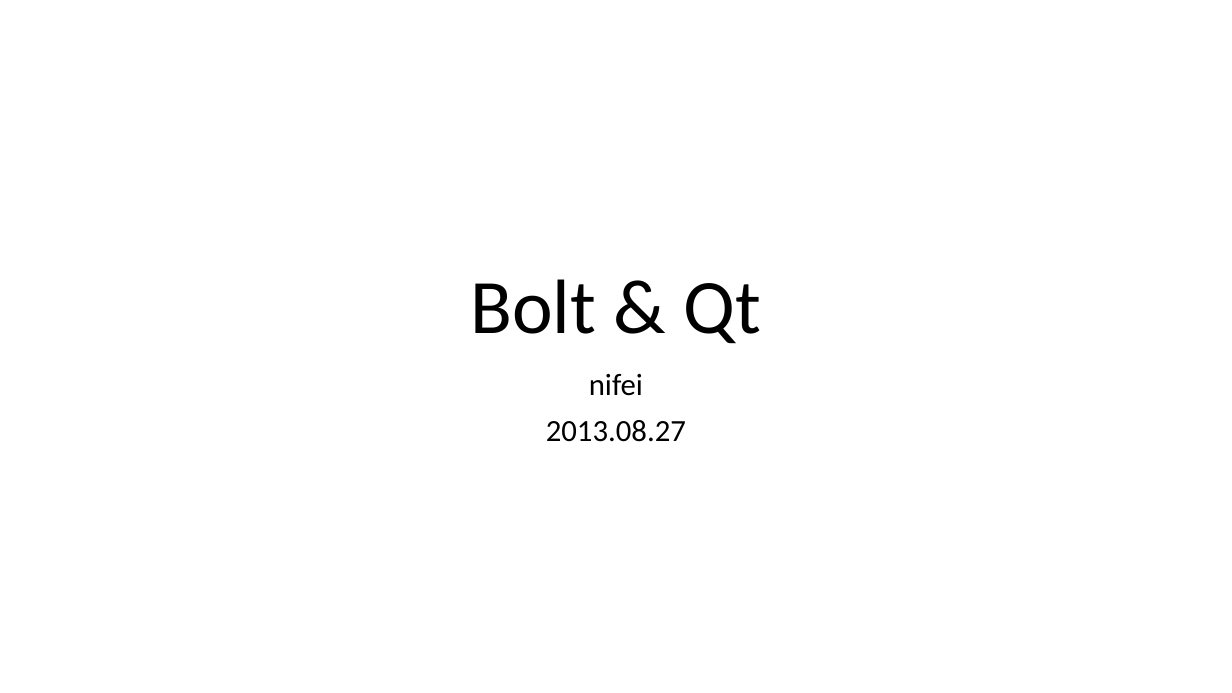
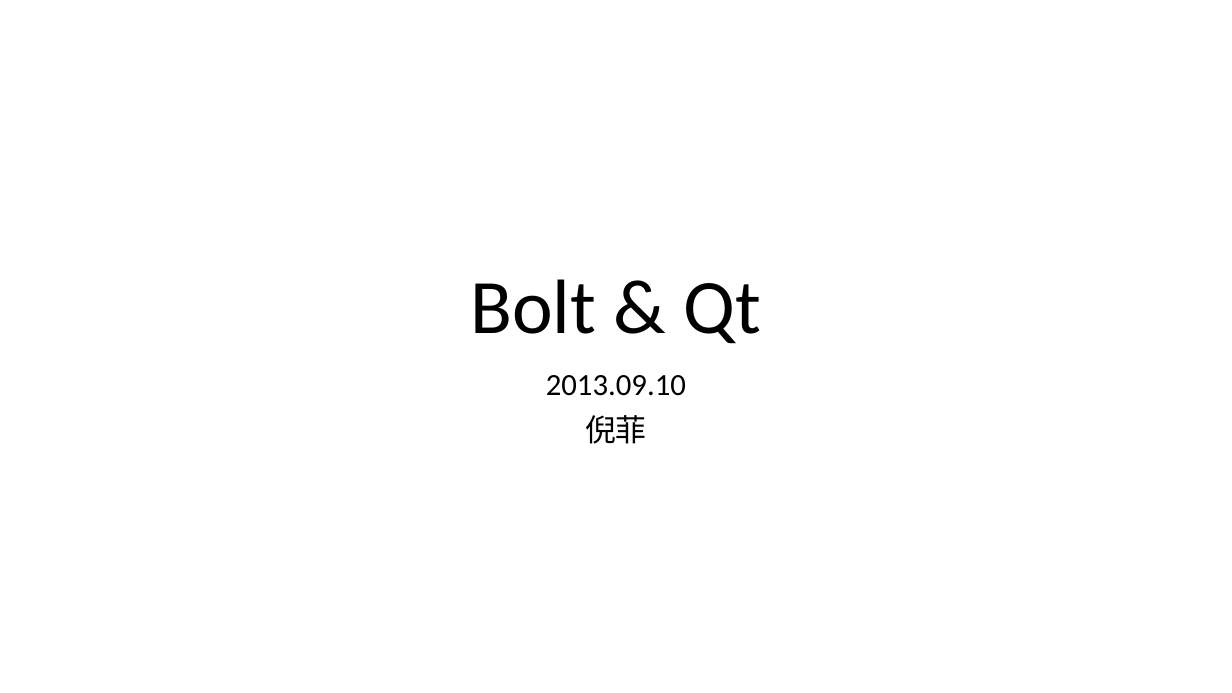
Before and after one commit to nifei/samples, a slide deck: slide 1 of Bolt_Qt.pptx. Drawn at 1232x693 pixels with LibreOffice and Linux fonts; fonts in the diff are those of the drawing; background and template pictures are left out. Boxes give left, top, right and bottom in pixels: in the first picture for what was removed or moved away, otherwise in the second. Text is boxed around its words. In the diff, an @@ line names an element or a change of style, - is before the commit and + after.

Commit message:
Bolt qt ppt

```diff
--- a/Bolt_Qt.pptx
+++ b/Bolt_Qt.pptx
@@ subtitle at (x1=546, y1=375, x2=686, y2=444): text changed @@
-nifei
-2013.08.27
+2013.09.10
+倪菲
```
Also in this commit, not shown: 1 other slide changed.
